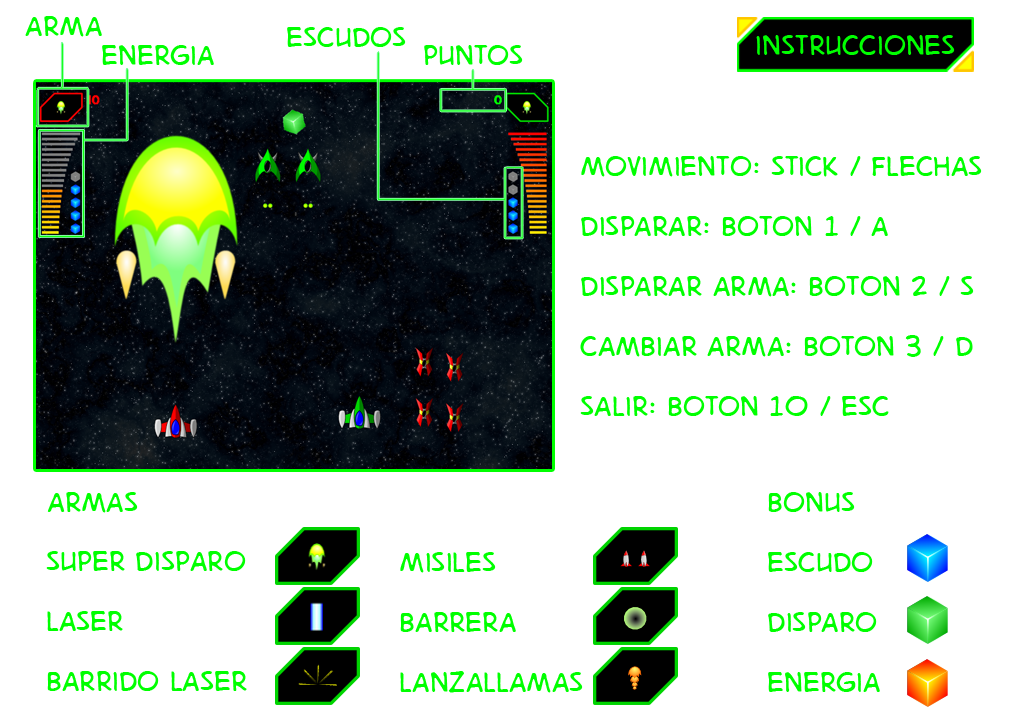
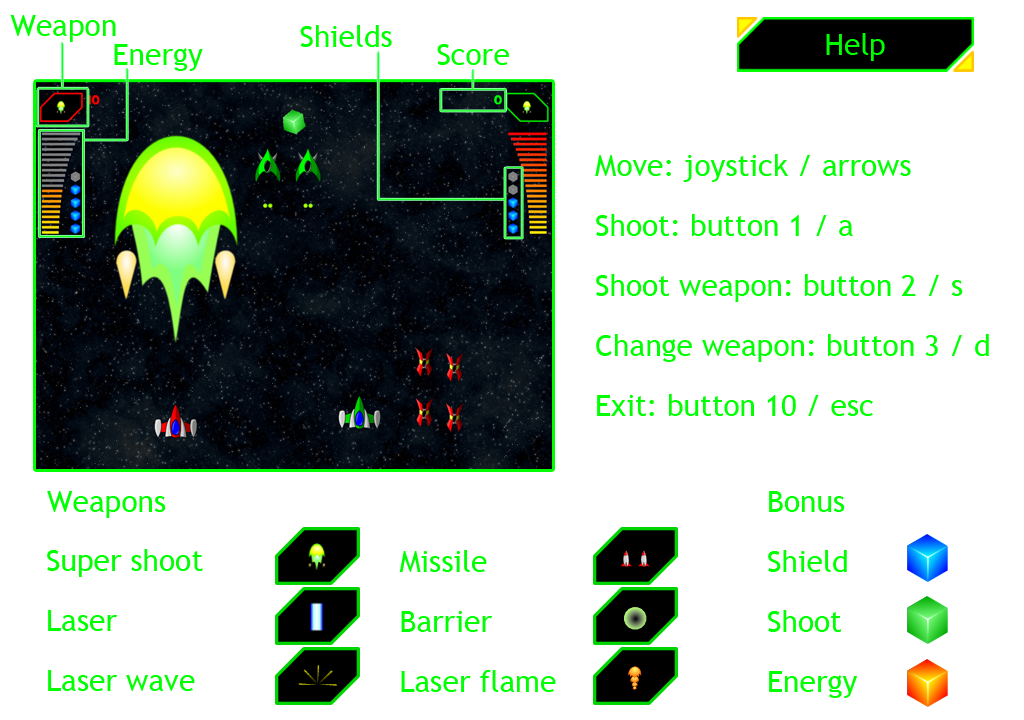
Revision of a layered 1024px x 720px image; what changed, layer by layer:
added group "Textos EN" with 10 layers above "Textos ES" over [10, 15, 989, 698]
added layer "Shields" in group "Textos EN" over [300, 25, 392, 47]
added layer "Energy" in group "Textos EN" over [114, 44, 203, 71]
added layer "Weapon" in group "Textos EN" over [10, 15, 116, 42]
added layer "Bonus Shield Shoot Energy" in group "Textos EN" over [768, 491, 858, 698]
added layer "Missile Barrier Laser flame" in group "Textos EN" over [399, 550, 556, 692]
added layer "Super shoot Laser Laser wave" in group "Textos EN" over [47, 549, 203, 691]
added layer "Move: joystick / arrows Shoot: button 1 / a Shoot weapon: butto" in group "Textos EN" over [595, 154, 989, 416]
added layer "Weapons" in group "Textos EN" over [47, 491, 166, 518]
renamed "puntos" to "Puntos", moved it into group "Textos ES", painted on it over [424, 44, 523, 65]
renamed "escudos" to "Escudos", moved it into group "Textos ES", painted on it over [287, 25, 406, 47]
renamed "energia" to "Energía", moved it into group "Textos ES", painted on it over [102, 44, 214, 71]
renamed "arma" to "Arma", moved it into group "Textos ES", painted on it over [25, 15, 102, 37]
renamed "instrucciones" to "Instrucciones", moved it into group "Textos ES", painted on it over [756, 33, 955, 55]
moved "Bonus Escudo Disparo Energia" into group "Textos ES", painted on it over [768, 491, 880, 698]
moved "Misiles Barrera Lanzallamas" into group "Textos ES", painted on it over [399, 550, 583, 693]
moved "Super disparo Laser Barrido laser" into group "Textos ES", painted on it over [46, 549, 247, 691]
renamed "movimiento: stick / flechas Disparar: boton 1 / a Disparar arma" to "Movimiento: stick / flechas Disparar: botón 1 / a Disparar arma", moved it into group "Textos ES", painted on it over [580, 154, 982, 416]
moved "Armas" into group "Textos ES", painted on it over [47, 491, 138, 513]
…and 2 more changes (2 added)
